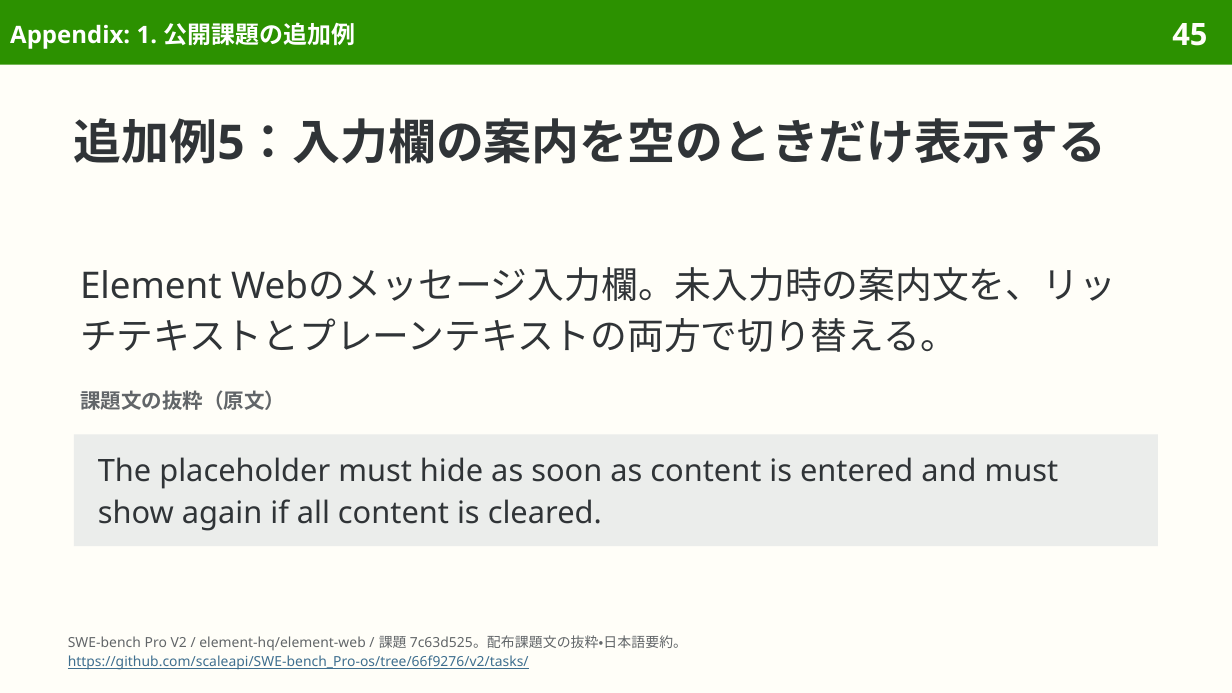
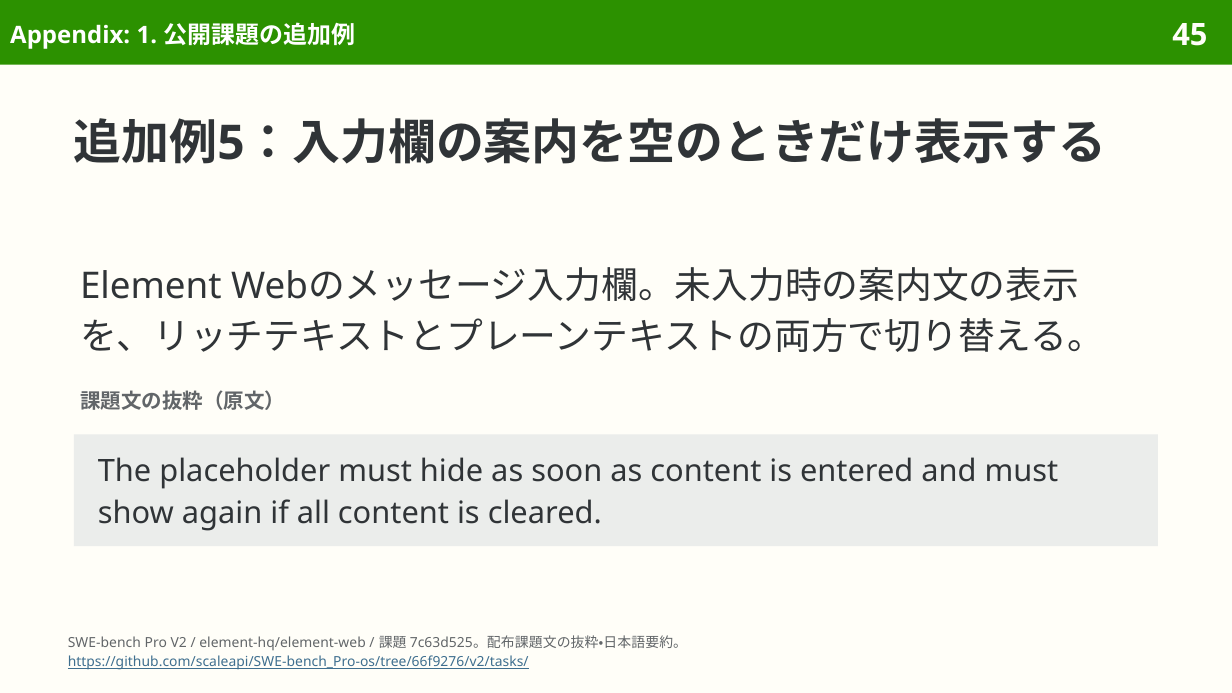
Before and after one commit to sasakiy84/datasets-in-10-minutes, a slide deck: slide 45 of slides/datasets-in-10-minutes-swe-bench-pro.pptx. Drawn at 1232x693 pixels with LibreOffice and Linux fonts; fonts in the diff are those of the drawing. Boxes give left, top, right and bottom in pixels: in the first picture for what was removed or moved away, otherwise in the second. Text is boxed around its words. In the diff, an @@ line names an element or a change of style, - is before the commit and + after.

```diff
--- a/slides/datasets-in-10-minutes-swe-bench-pro.pptx
+++ b/slides/datasets-in-10-minutes-swe-bench-pro.pptx
@@ text at box(80, 267, 1104, 352): text changed @@
-Element Webのメッセージ入力欄。未入力時の案内文を、リッチテキストとプレーンテキストの両方で切り替える。
+Element Webのメッセージ入力欄。未入力時の案内文の表示を、リッチテキストとプレーンテキストの両方で切り替える。
```
Also in this commit, not shown: 17 other slides changed, 7 other files.
